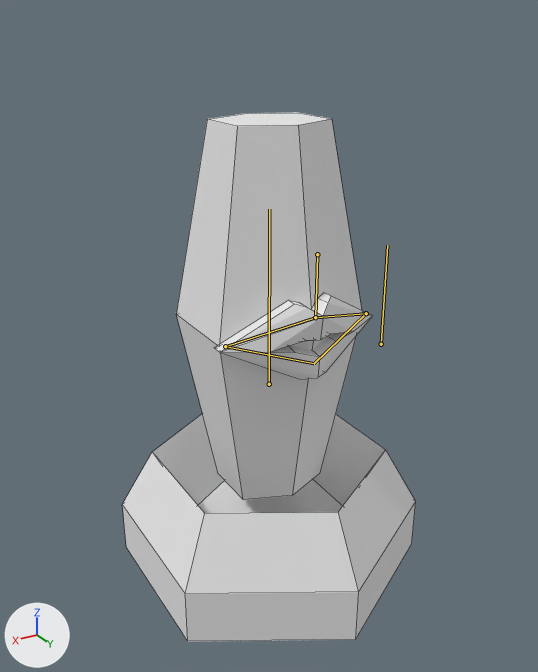
The Blender file Assets/Resources/Models/TurretBot.blend as it was, and as the next commit left it.
One viewpoint serves both versions: a 50 mm camera at (4.91, 8.17, 7.69) aimed at (0.04, 0.05, 3.63). Lighting does not change. The marker at lower left points along +X, +Y and +Z. The bones that bend it are drawn over the model as lines. Mesh edges are drawn as thin lines.

In view in the first picture: 'Turret'.
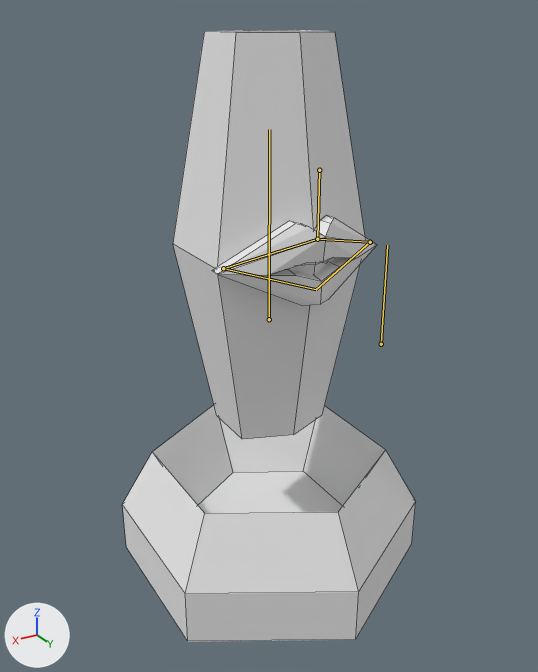
Commit message: turret successfully dying

The newer file adds an action. The first version stands in its rest pose; the second is drawn at frame 23 of the action 'HeadBob'.

Location of each change, [x1, y1, x2, y2] in pixels of the pictures (538 x 672 px):
'Turret', posed (15% taller)
    before: [122, 112, 416, 642]
    after: [122, 30, 416, 642]
bone 'BodyBone', root to tip
    before: (269, 384) to (269, 209)
    after: (269, 319) to (269, 129)

The edits, one by one:
Bone 'BodyBone' (bone_bodybone) moves from (0.0, 0.0, 0.0) to (0.0, 0.444, 0.0).
